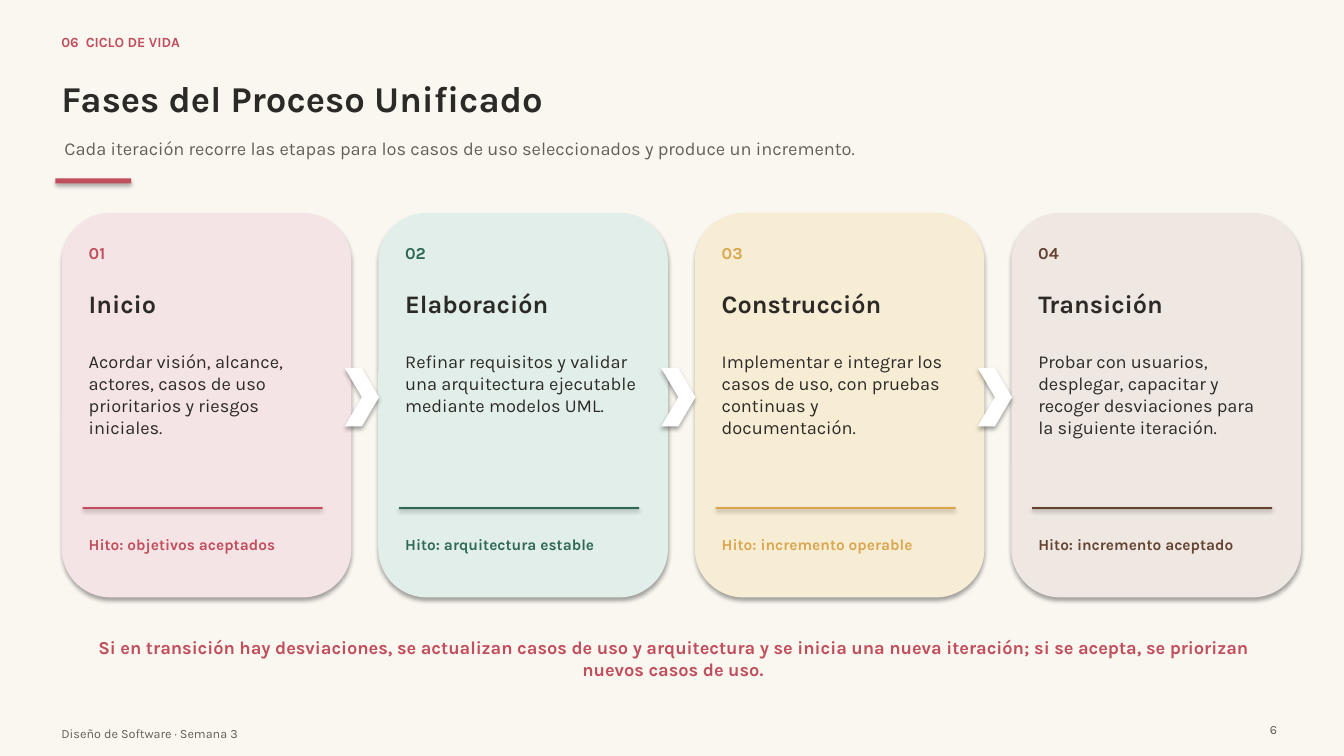
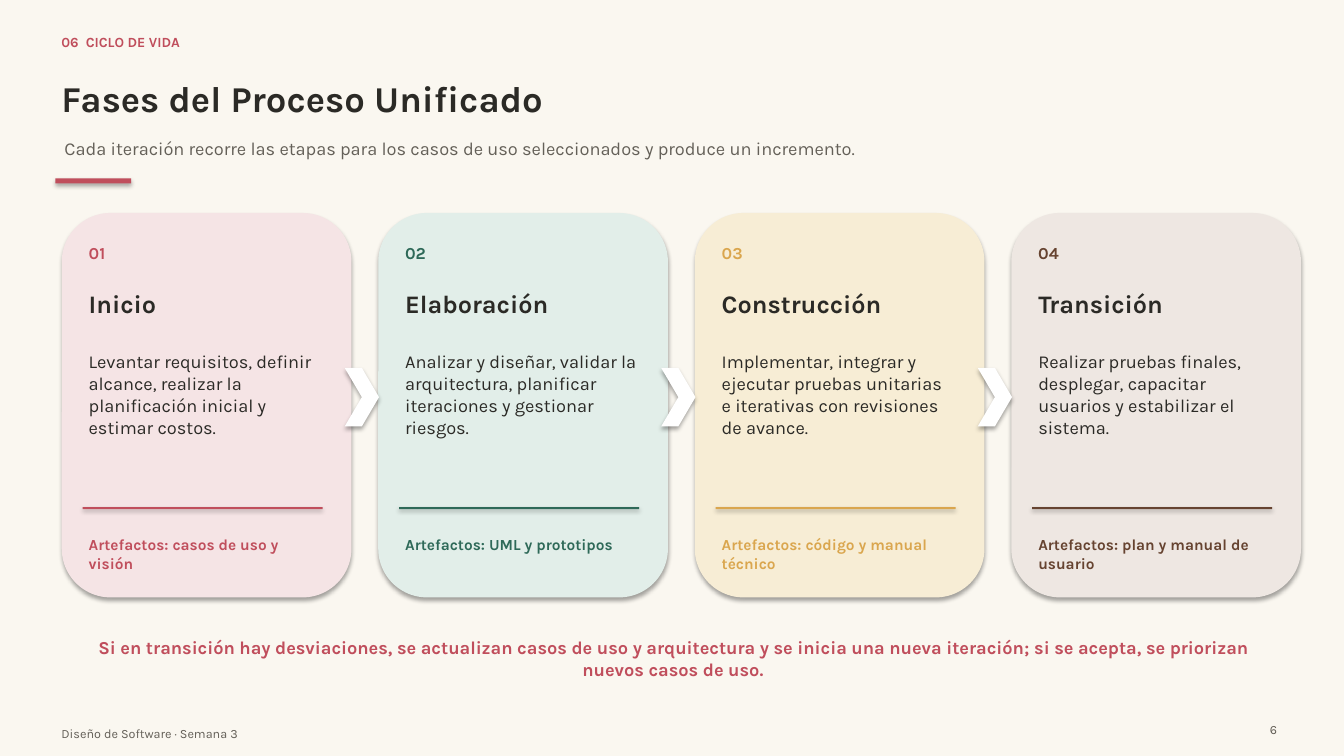
Before and after one commit to TheXKnight117/amarillo, a slide deck: slide 6 of Presentacion_Dolce_Vita_Proceso_Unificado.pptx. Drawn at 1344x756 pixels with LibreOffice and Linux fonts; fonts in the diff are those of the drawing. Boxes give left, top, right and bottom in pixels: in the first picture for what was removed or moved away, otherwise in the second. Text is boxed around its words. In the diff, an @@ line names an element or a change of style, - is before the commit and + after.

```diff
--- a/Presentacion_Dolce_Vita_Proceso_Unificado.pptx
+++ b/Presentacion_Dolce_Vita_Proceso_Unificado.pptx
@@ text at (89,355,311,434): text changed @@
-Acordar visión, alcance, actores, casos de uso prioritarios y riesgos iniciales.
+Levantar requisitos, definir alcance, realizar la planificación inicial y estimar costos.
@@ text at (405,355,636,439): text changed @@
-Refinar requisitos y validar una arquitectura ejecutable mediante modelos UML.
+Analizar y diseñar, validar la arquitectura, planificar iteraciones y gestionar riesgos.
@@ text at (722,355,942,434): text changed @@
-Implementar e integrar los casos de uso, con pruebas continuas y documentación.
+Implementar, integrar y ejecutar pruebas unitarias e iterativas con revisiones de avance.
@@ text at (1038,355,1241,434): text changed @@
-Probar con usuarios, desplegar, capacitar y recoger desviaciones para la siguiente iteración.
+Realizar pruebas finales, desplegar, capacitar usuarios y estabilizar el sistema.
@@ text at (89,539,279,569): text changed @@
-Hito: objetivos aceptados
+Artefactos: casos de uso y visión
@@ text at (405,539,612,554): text changed @@
-Hito: arquitectura estable
+Artefactos: UML y prototipos
@@ text at (722,538,927,569): text changed @@
-Hito: incremento operable
+Artefactos: código y manual técnico
@@ text at (1038,539,1249,569): text changed @@
-Hito: incremento aceptado
+Artefactos: plan y manual de usuario
```
Also in this commit, not shown: 1 other slide changed, 1 slide added, 1 slide removed, 1 other file.
